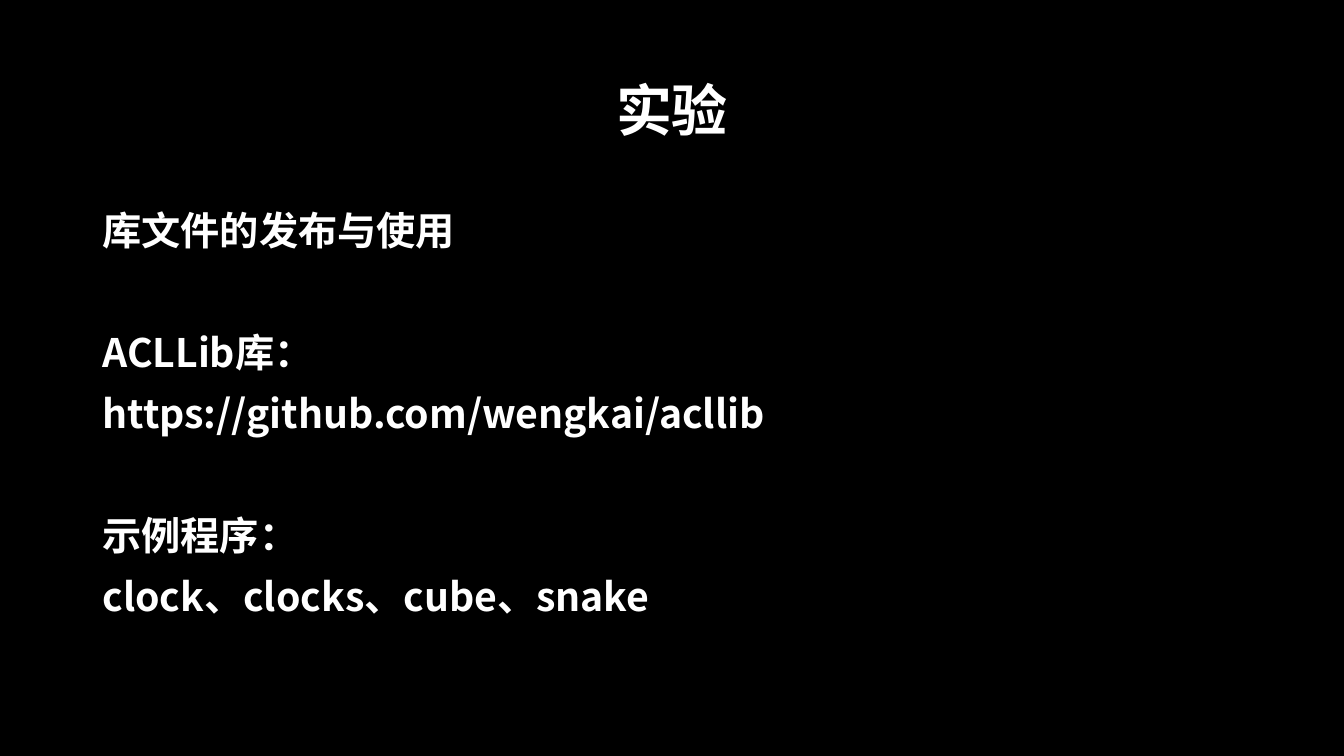
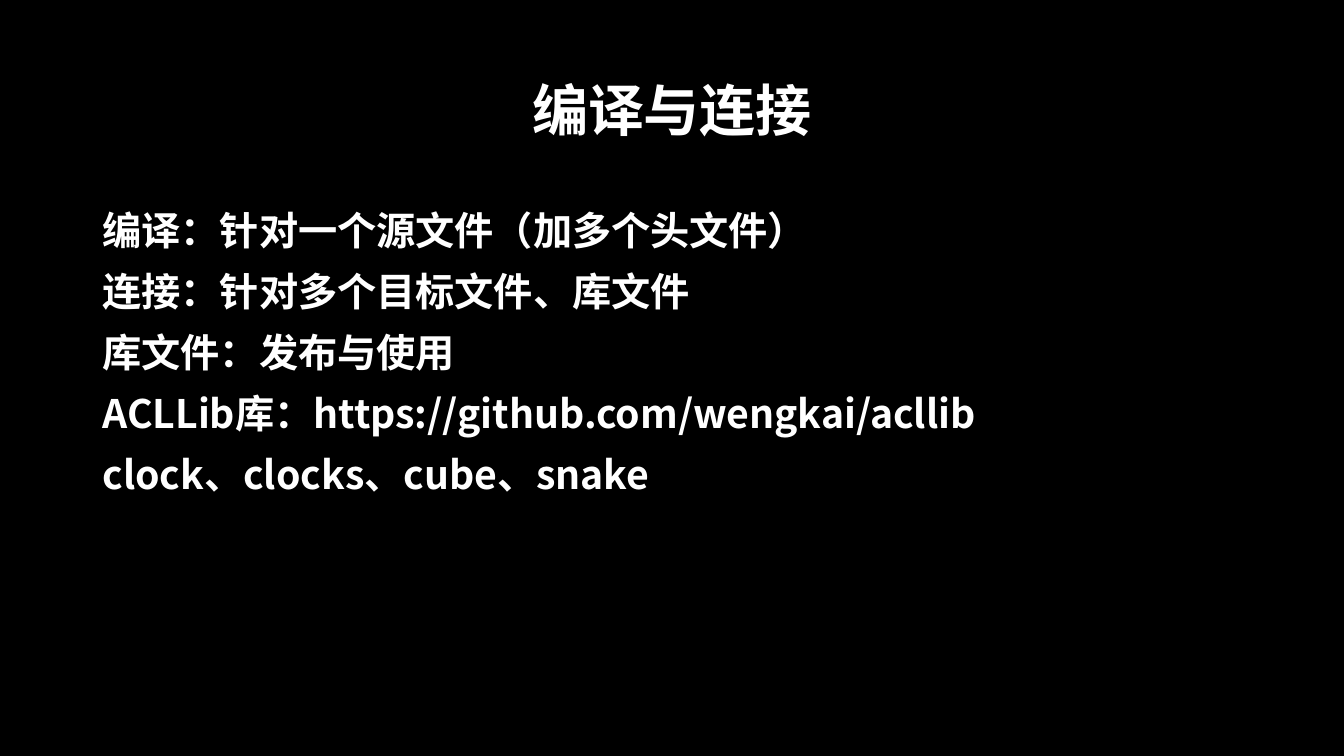
Before and after one commit to MisterFishing/cpp, a slide deck: slide 33 of index.pptx. Drawn at 1344x756 pixels with LibreOffice and Linux fonts; fonts in the diff are those of the drawing; background and template pictures are left out. Boxes give left, top, right and bottom in pixels: in the first picture for what was removed or moved away, otherwise in the second. Text is boxed around its words. In the diff, an @@ line names an element or a change of style, - is before the commit and + after.

Commit message:
update

```diff
--- a/index.pptx
+++ b/index.pptx
@@ title at (x1=532, y1=83, x2=812, y2=137): text changed @@
-实验
+编译与连接
@@ text at (x1=102, y1=211, x2=975, y2=438): text changed @@
-库文件的发布与使用
-ACLLib库：
-https://github.com/wengkai/acllib
-示例程序：
+编译：针对一个源文件（加多个头文件）
+连接：针对多个目标文件、库文件
+库文件：发布与使用
+ACLLib库：https://github.com/wengkai/acllib
```
